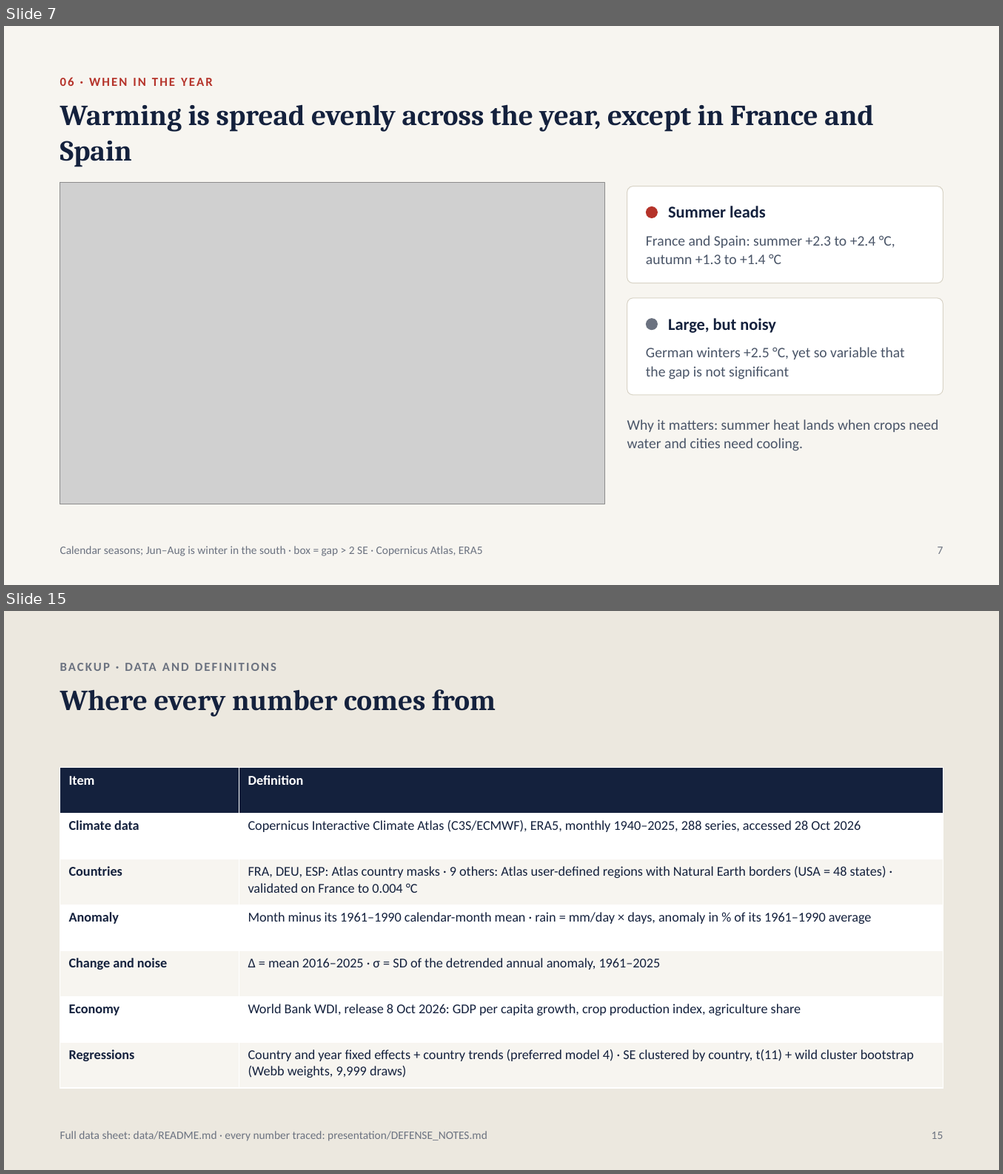
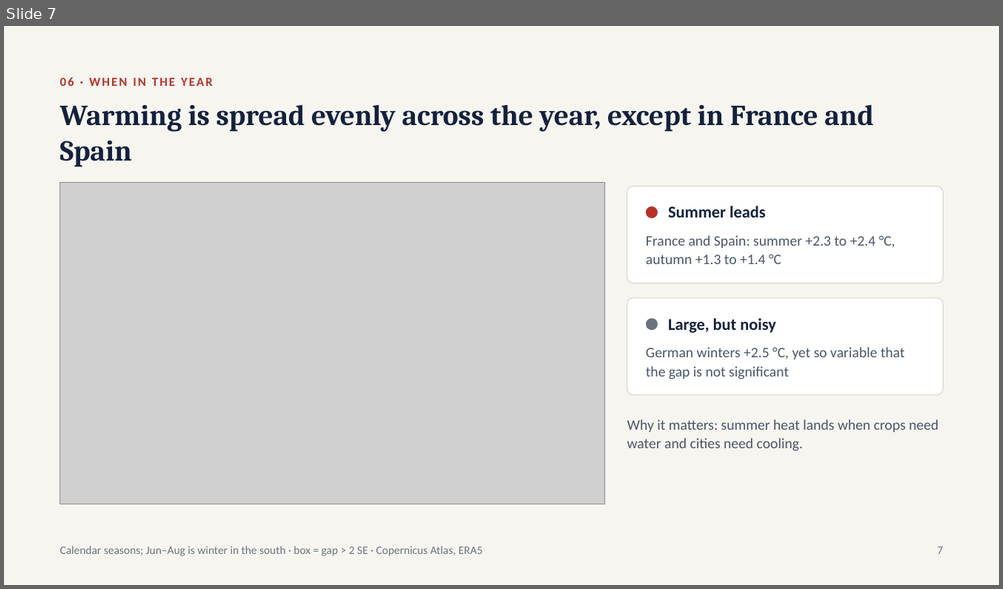
Before and after one commit to Polluxgnr/Environemental-economics-, a slide deck: presentation/Track1_presentation.pptx. Shown one above the other, each under a label of ours: slides 7 and 15 before the commit, slide 7 after it; the slides between them are not shown. The pictures are 1003x1174 and 1003x589 pixels, drawn with LibreOffice and Linux fonts; fonts in the diff are those of the drawing; grey boxes stand for pictures. Boxes give left, top, right and bottom in pixels: in the first picture for what was removed or moved away, otherwise in the second. Text is boxed around its words. In the diff, an @@ line names an element or a change of style, - is before the commit and + after.

```diff
--- a/presentation/Track1_presentation.pptx
+++ b/presentation/Track1_presentation.pptx
@@ slide 15 removed at (4, 611, 999, 1170), background #ECE8DF @@
@@ text removed at (60, 689, 495, 717) @@
-Where every number comes from
@@ table removed at (60, 768, 942, 1088), 7 rows, 2 columns @@
-Item | Definition
-Climate data | Copernicus Interactive Climate Atlas (C3S/ECMWF), ERA5, monthly 1940–2025, 288 series, accessed 28 Oct 2026
-Countries | FRA, DEU, ESP: Atlas country masks · 9 others: Atlas user-defined regions with Natural Earth borders (USA = 48 states) · validated on France to 0.004 °C
-Anomaly | Month minus its 1961–1990 calendar-month mean · rain = mm/day × days, anomaly in % of its 1961–1990 average
-Change and noise | Δ = mean 2016–2025 · σ = SD of the detrended annual anomaly, 1961–2025
-Economy | World Bank WDI, release 8 Oct 2026: GDP per capita growth, crop production index, agriculture share
-Regressions | Country and year fixed effects + country trends (preferred model 4) · SE clustered by country, t(11) + wild cluster bootstrap (Webb weights, 9,999 draws)
@@ text removed at (113, 820, 139, 968) @@
-BACKUP · DATA AND DEFINITIONS
@@ text removed at (60, 1131, 487, 1142) @@
-Full data sheet: data/README.md · every number traced: presentation/DEFENSE_NOTES.md
@@ text removed at (931, 1132, 943, 1139) @@
-15
```
Also in this commit, not shown: 5 slides changed, 2 other slides removed, 7 other files.
